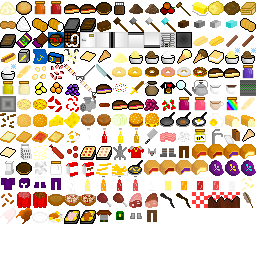
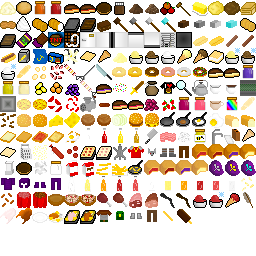
Two versions of the same layered image (256×256). Layer-by-layer changes:
added layer "Pasted Layer #234" above "Pasted Layer #233" over [225, 193, 240, 208]
added layer "Pasted Layer #233" above "Pasted Layer #232" over [209, 192, 224, 208]
added layer "Pasted Layer #232" above "Pasted Layer #231" over [193, 195, 207, 208]
added layer "Pasted Layer #231" above "Pasted Layer #230" over [177, 209, 192, 224]
added layer "Pasted Layer #230" above "Pasted Layer #229" over [163, 211, 173, 221]
hid "Pasted Layer #218" over [224, 192, 240, 208]
hid "Pasted Layer #217" over [208, 192, 224, 208]
hid "Pasted Layer #216" over [192, 192, 208, 208]
